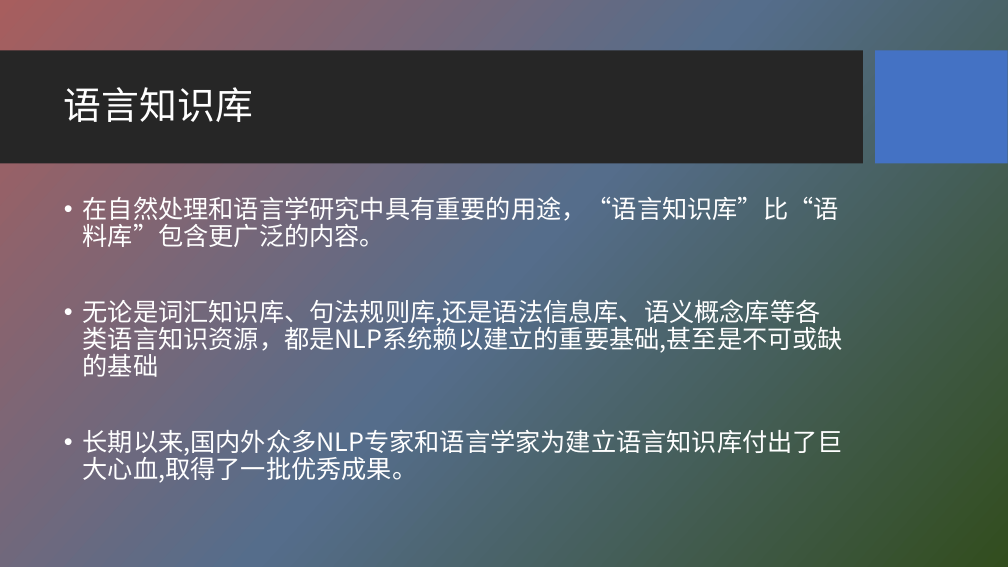
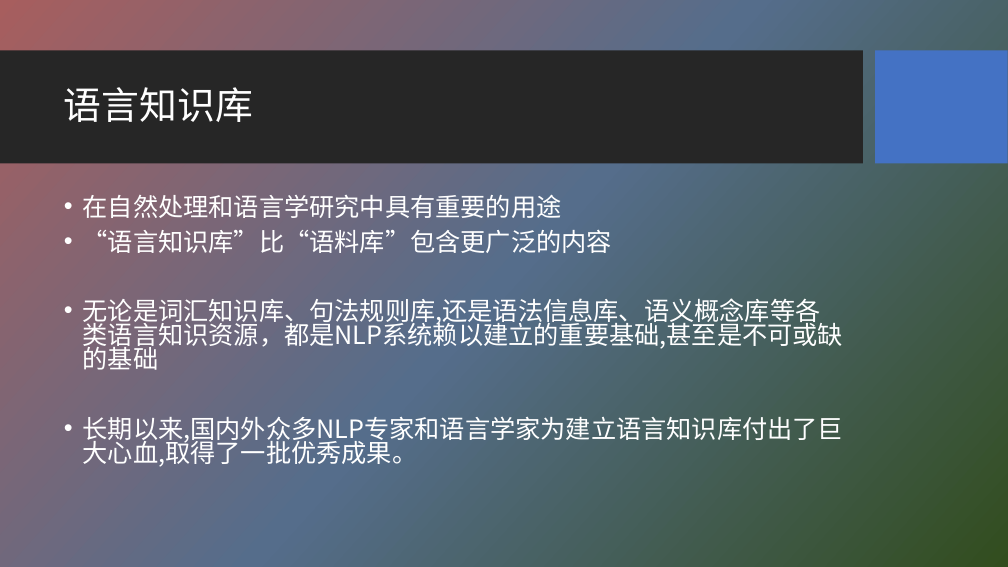
Before and after one commit to HBU/NLP_PPT, a slide deck: slide 17 of PPT-2020/ch02 语料库与词汇知识库.pptx (slide 12 before the commit). Drawn at 1008x567 pixels with LibreOffice and Linux fonts; fonts in the diff are those of the drawing; background and template pictures are left out. Boxes give left, top, right and bottom in pixels: in the first picture for what was removed or moved away, otherwise in the second. Text is boxed around its words. In the diff, an @@ line names an element or a change of style, - is before the commit and + after.

```diff
--- a/PPT-2020/ch02 语料库与词汇知识库.pptx
+++ b/PPT-2020/ch02 语料库与词汇知识库.pptx
@@ text at [83, 195, 612, 253]: text changed @@
-• 在自然处理和语言学研究中具有重要的用途，“语言知识库”比“语料库”包含更广泛的内容。
+• 在自然处理和语言学研究中具有重要的用途
+• “语言知识库”比“语料库”包含更广泛的内容
@@ text at [83, 298, 843, 467]: line spacing 0.9 to 0.8 @@
```
Also in this commit, not shown: 5 other slides changed, 9 slides added, 5 slides removed, 28 other files.
